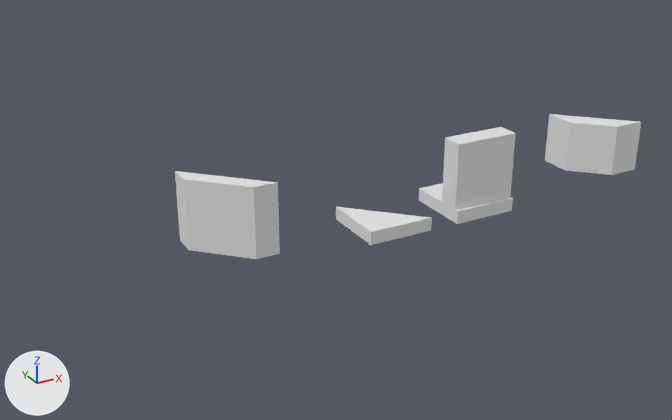
The Blender file Assets/Art/Models/Environment/Tile_Square_5x5.blend: old version first, new version second.
One viewpoint serves both versions: a 50 mm lens placed at (-39.7, -52.0, 27.0), pointed at (-10.7, 0.6, 0.7). Lighting does not change. The marker at lower left points along +X, +Y and +Z.

Objects in the first picture: 'Cube', 'Tile_Triangle_5x5', 'Tile_Triangle_5x5.001', 'Wall_05x5', 'Wall_Diagonal'.
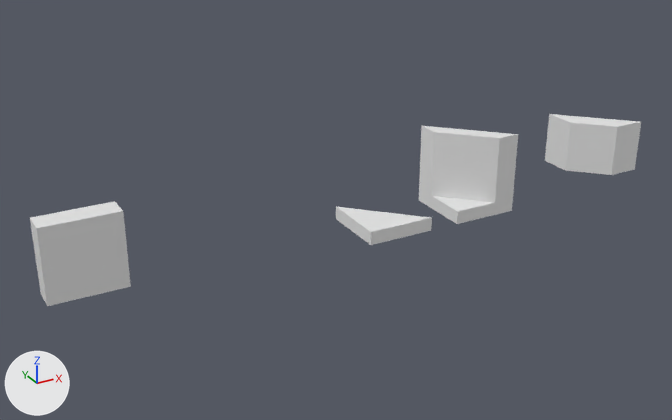
What the commit changed:
Object 'Wall_05x5' (ob_wall_05x5) moves from (0.0, 0.0, 0.0) to (-28.99, 0.0, 0.0).
Object 'Tile_Triangle_5x5.001' (ob_tile_triangle_5x5_001) moves from (-19.13, 0.0, 0.0) to (0.0, 0.0, 0.0).

Changed parts and their boxes [x1, y1, x2, y2] in the pictures (672 x 420 px):
'Tile_Triangle_5x5.001', moved
    before: [175, 171, 280, 259]
    after: [419, 126, 518, 203]
'Wall_05x5', moved
    before: [442, 127, 516, 210]
    after: [30, 201, 131, 306]
